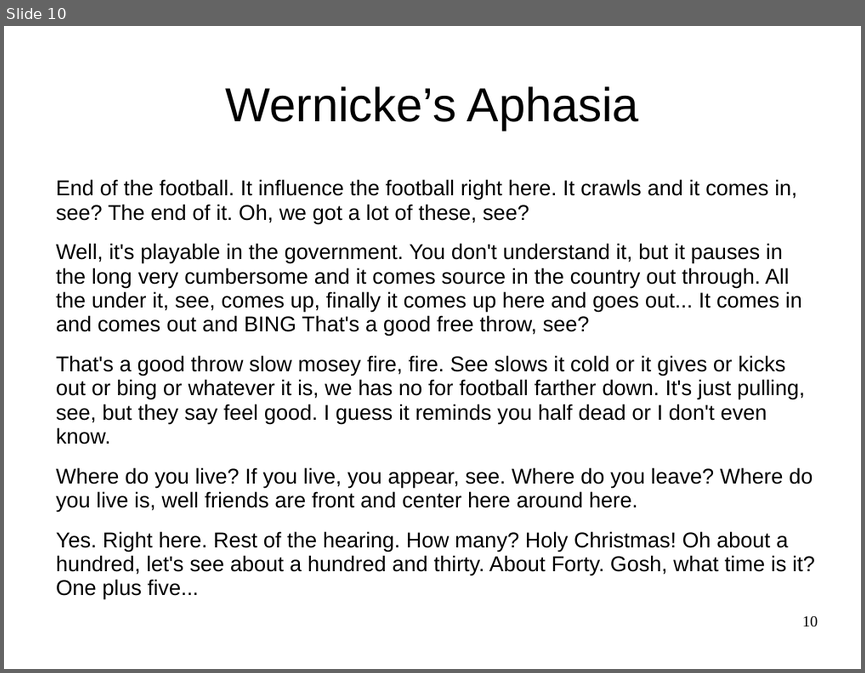
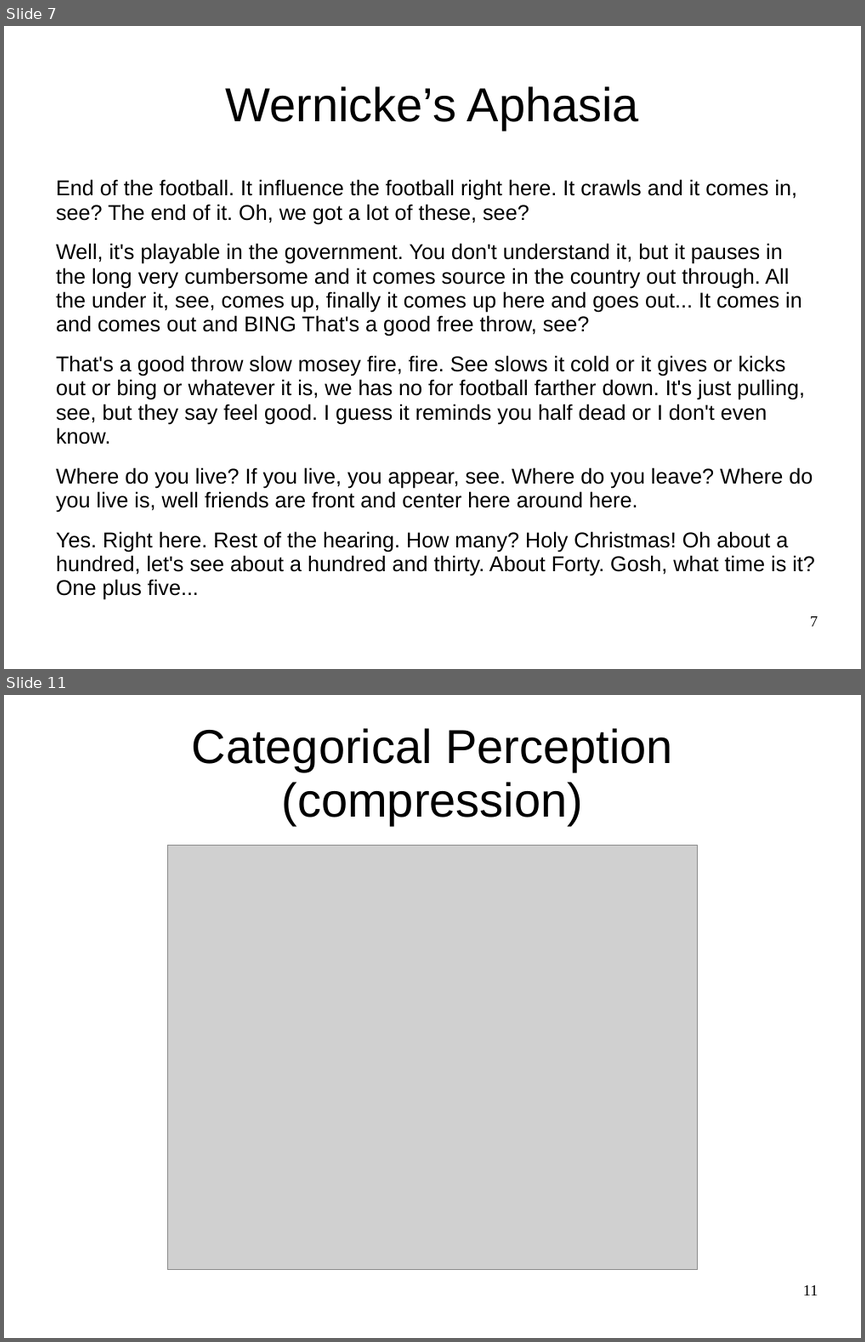
Before and after one commit to ccnlab/teaching, a slide deck: genpsych/randy_slides/oreilly_genpsych_language.pptx. Shown one above the other, each under a label of ours: slide 10 before the commit, slides 7 and 11 after it; the slides between them are not shown. The pictures are 865x673 and 865x1342 pixels, drawn with LibreOffice and Linux fonts; fonts in the diff are those of the drawing; grey boxes stand for pictures; background and template pictures are left out. Boxes give left, top, right and bottom in pixels: in the first picture for what was removed or moved away, otherwise in the second. Text is boxed around its words. In the diff, an @@ line names an element or a change of style, - is before the commit and + after.

```diff
--- a/genpsych/randy_slides/oreilly_genpsych_language.pptx
+++ b/genpsych/randy_slides/oreilly_genpsych_language.pptx
@@ slide 11 added at <box>4,695,861,1338</box>, background picture (left out) @@
@@ title added at <box>192,728,672,825</box>, 40 pt, text #000000 @@
+Categorical Perception
+(compression)
@@ picture added at <box>168,845,697,1270</box> @@
@@ page number added at <box>803,1285,818,1295</box>, 13 pt, text #000000 @@
+11
@@ what was slide 10 is now slide 7 @@
@@ page number at <box>810,616,817,626</box>: text changed @@
-10
+7
```
Also in this commit, not shown: 3 slides changed, 7 other slides added, 18 slides removed.
